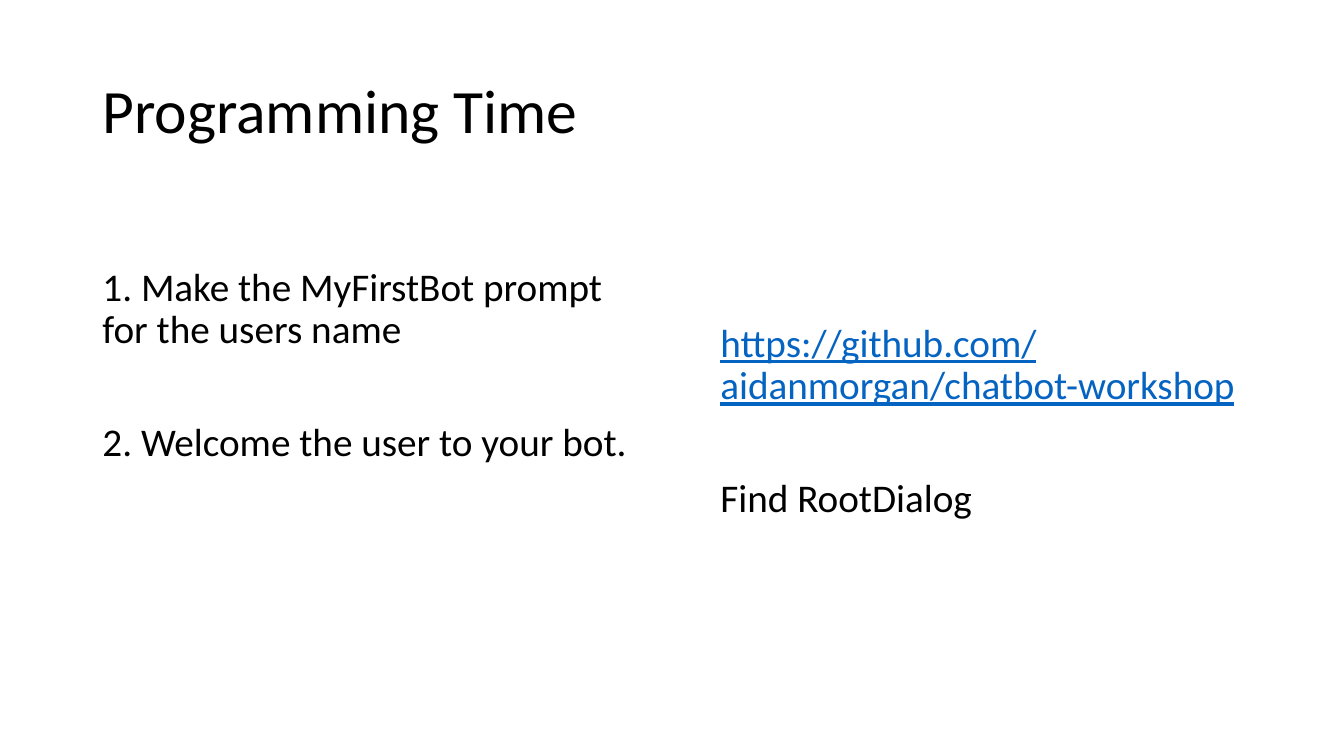
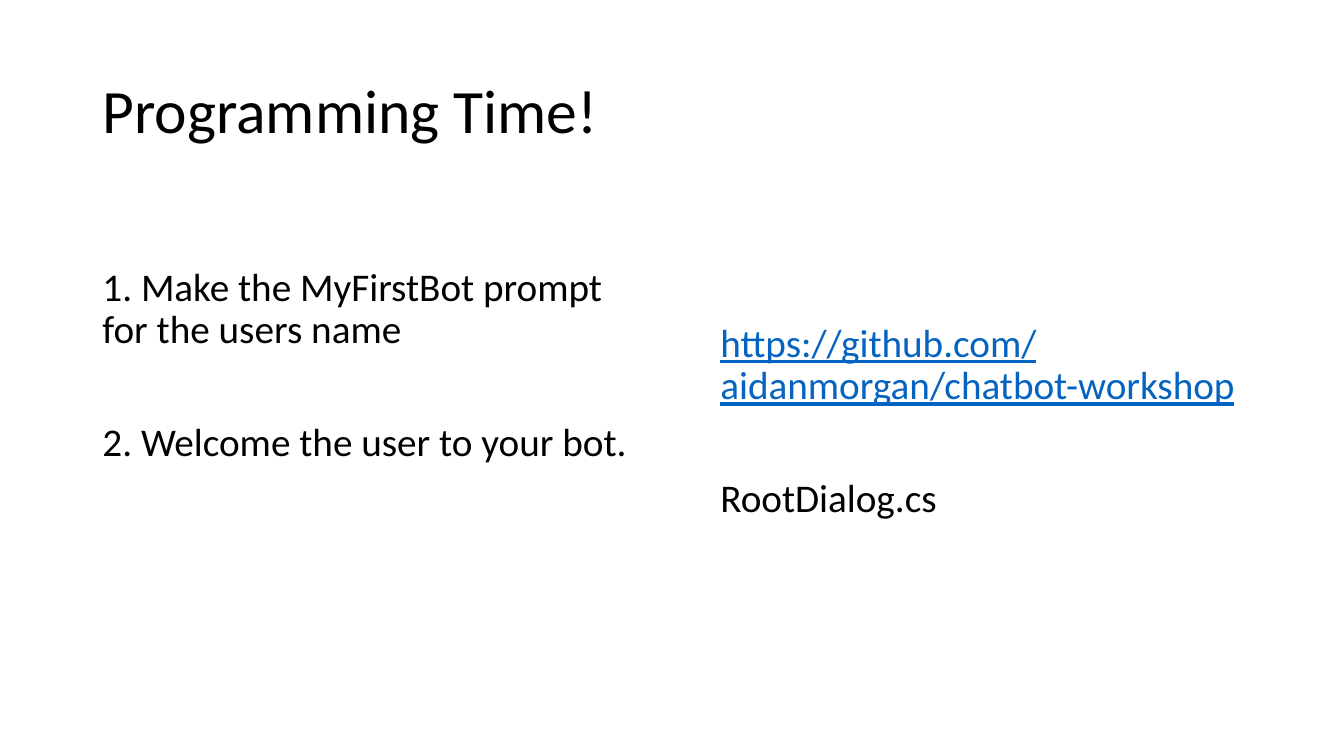
Before and after one commit to aidanmorgan/chatbot-workshop, a slide deck: slide 8 of Introduction to the Microsoft Bot Framework.pptx. Drawn at 1344x756 pixels with LibreOffice and Linux fonts; fonts in the diff are those of the drawing. Boxes give left, top, right and bottom in pixels: in the first picture for what was removed or moved away, otherwise in the second. Text is boxed around its words. In the diff, an @@ line names an element or a change of style, - is before the commit and + after.

```diff
--- a/Introduction to the Microsoft Bot Framework.pptx
+++ b/Introduction to the Microsoft Bot Framework.pptx
@@ title at (102, 90, 598, 144): text changed @@
-Programming Time
+Programming Time!
@@ text at (720, 484, 936, 519): text changed @@
-Find RootDialog
+RootDialog.cs
```
Also in this commit, not shown: 1 other slide changed, 1 slide added, 1 slide removed, 1 other file.
